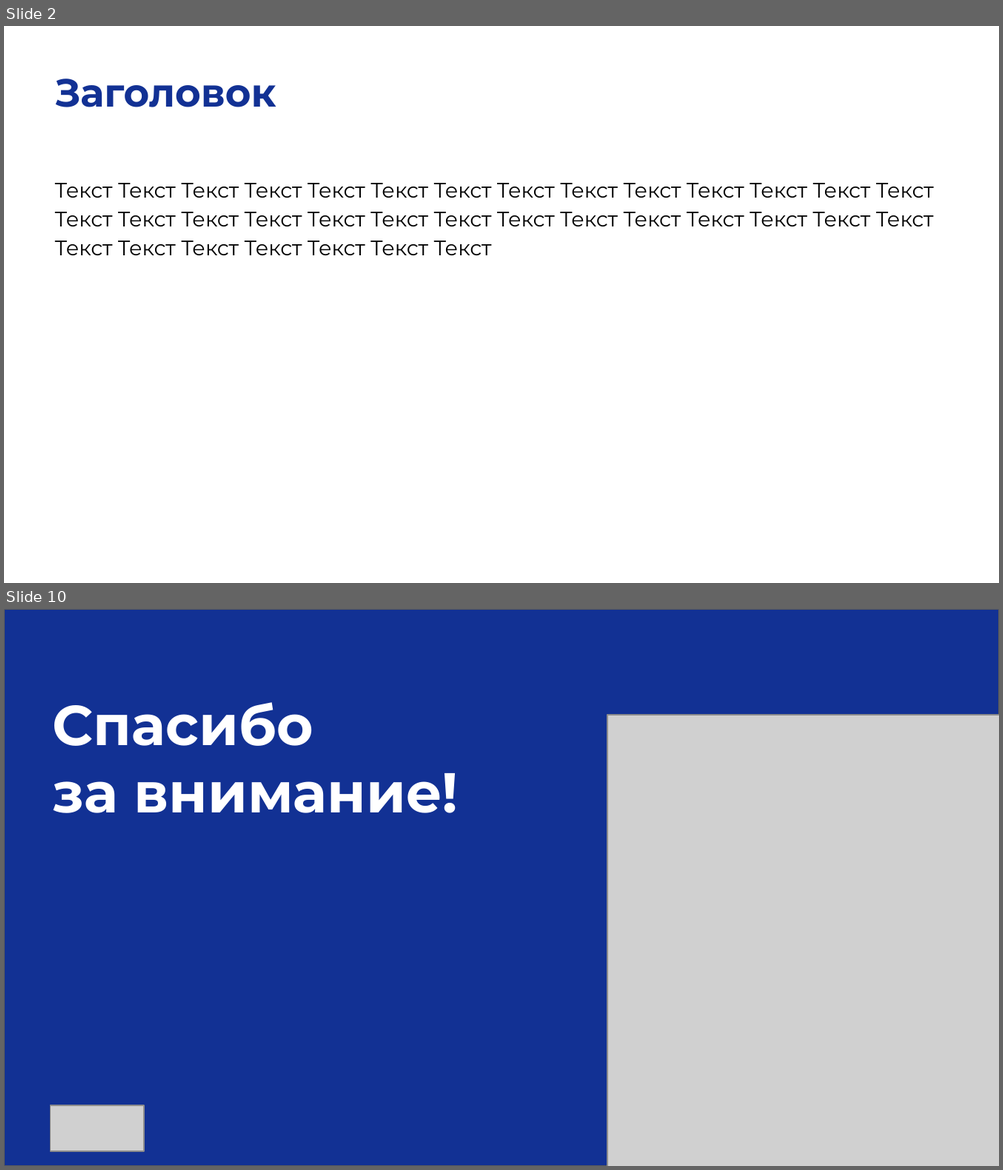
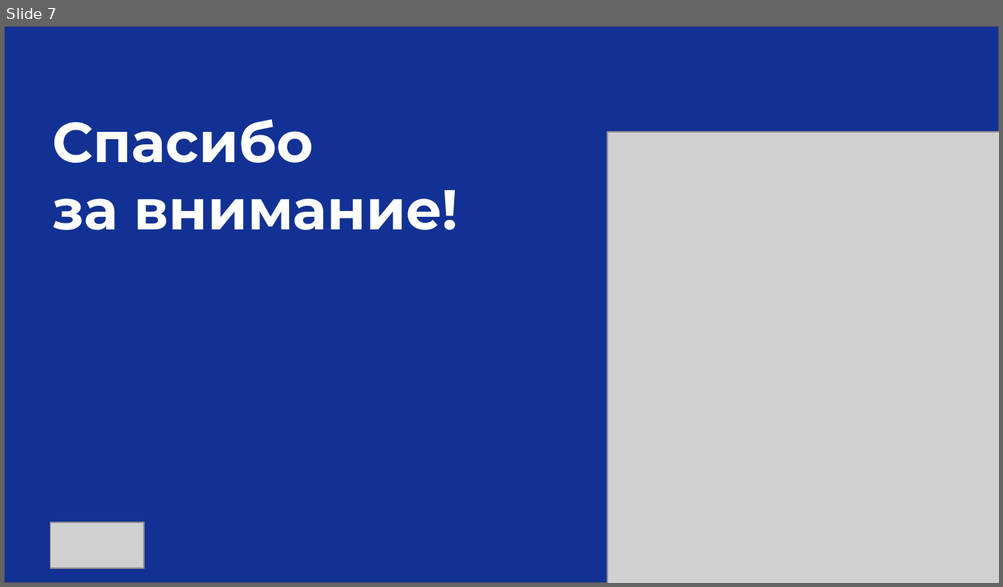
Before and after one commit to katePPkate/Project_Practicum_2025, a slide deck: Checkpoint3_team 20_Ваганов_Валова_Волык.pptx. Shown one above the other, each under a label of ours: slides 2 and 10 before the commit, slide 7 after it; the slides between them are not shown. The pictures are 1003x1170 and 1003x587 pixels, drawn with LibreOffice and Linux fonts; fonts in the diff are those of the drawing; grey boxes stand for pictures. Boxes give left, top, right and bottom in pixels: in the first picture for what was removed or moved away, otherwise in the second. Text is boxed around its words. In the diff, an @@ line names an element or a change of style, - is before the commit and + after.

```diff
--- a/Checkpoint3_team 20_Ваганов_Валова_Волык.pptx
+++ b/Checkpoint3_team 20_Ваганов_Валова_Волык.pptx
@@ slide 2 removed at [4, 26, 999, 583], background #FFFFFF @@
@@ text removed at [55, 79, 276, 107] @@
-Заголовок
@@ text removed at [55, 183, 933, 255] @@
-Текст Текст Текст Текст Текст Текст Текст Текст Текст Текст Текст Текст Текст Текст Текст Текст Текст Текст Текст Текст Текст Текст Текст Текст Текст Текст Текст Текст Текст Текст Текст Текст Текст Текст Текст
@@ what was slide 10 is now slide 7 @@
```
Also in this commit, not shown: 1 slide changed, 5 slides added, 7 other slides removed, 3 other files.
